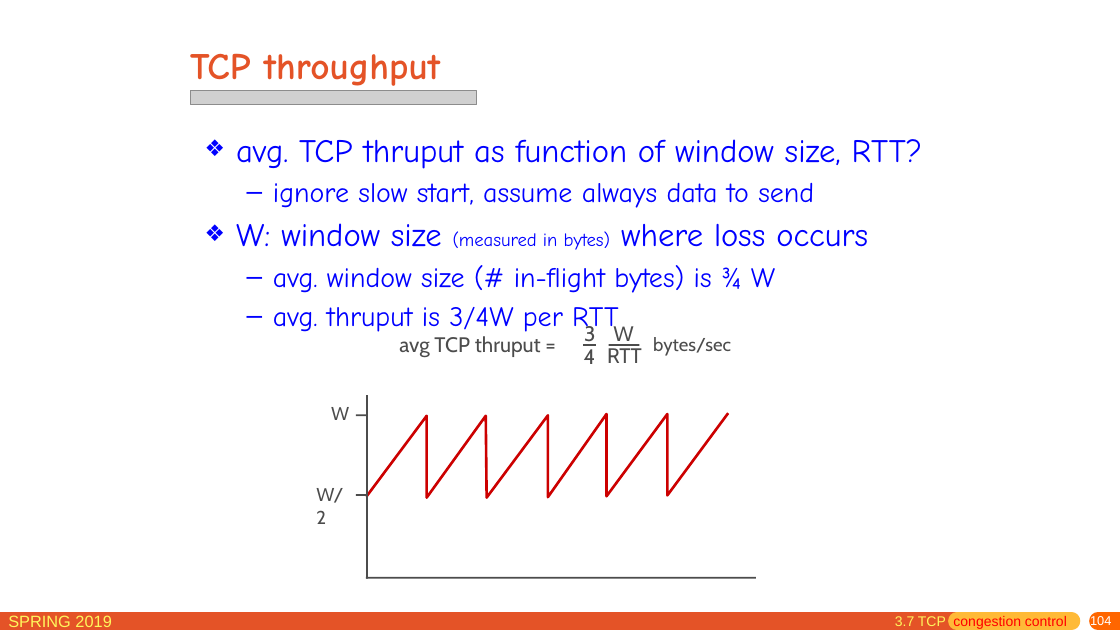
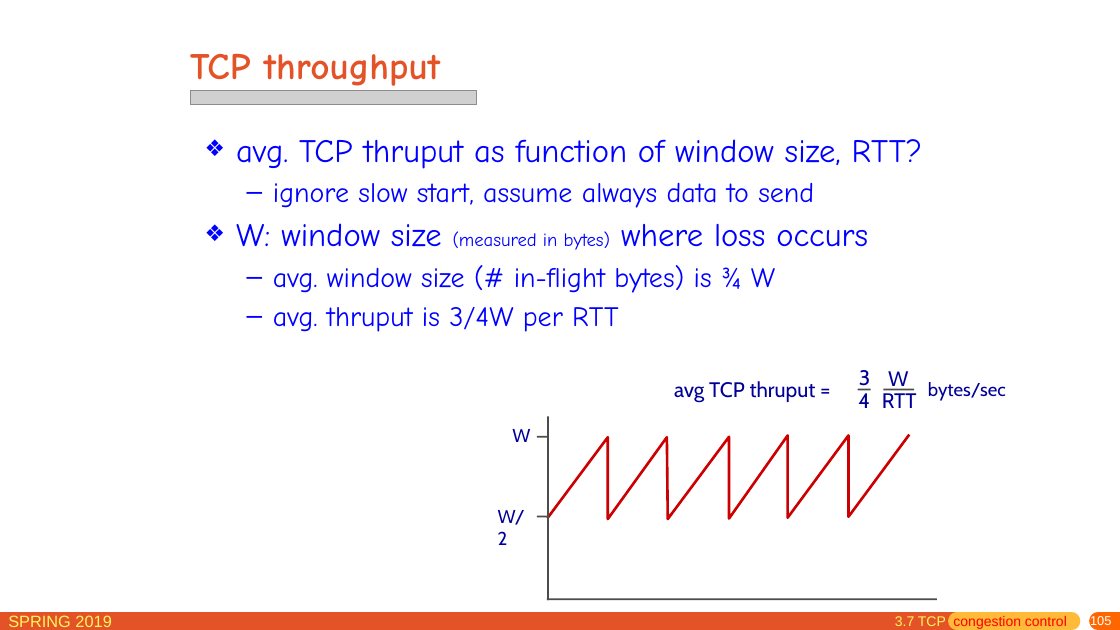
Before and after one commit to jichenghu/PPT_networkDistributed, a slide deck: slide 105 of chapter3.pptx (slide 104 before the commit). Drawn at 1120x630 pixels with LibreOffice and Linux fonts; fonts in the diff are those of the drawing; grey boxes stand for pictures. Boxes give left, top, right and bottom in pixels: in the first picture for what was removed or moved away, otherwise in the second. Text is boxed around its words. In the diff, an @@ line names an element or a change of style, - is before the commit and + after.

```diff
--- a/chapter3.pptx
+++ b/chapter3.pptx
@@ text colour #4C4C4C to #000099 in 8 elements at (x1=512, y1=429, x2=530, y2=442), (x1=498, y1=510, x2=525, y2=545), (x1=674, y1=381, x2=816, y2=403), (x1=859, y1=370, x2=870, y2=391), (x1=858, y1=393, x2=870, y2=408), (x1=888, y1=371, x2=908, y2=391), (x1=882, y1=390, x2=917, y2=408), (x1=928, y1=382, x2=1006, y2=401) @@
@@ 6 texts, 2 lines moved together from (x1=399, y1=323, x2=731, y2=364) to (x1=674, y1=370, x2=1006, y2=408) @@
@@ 4 lines, 2 texts, 1 freeform shape moved together from (x1=316, y1=395, x2=756, y2=579) to (x1=498, y1=417, x2=937, y2=600) @@
@@ page number at (x1=1090, y1=615, x2=1111, y2=628): text changed @@
-104
+105
```
Also in this commit, not shown: 45 other slides changed, 1 slide added.
